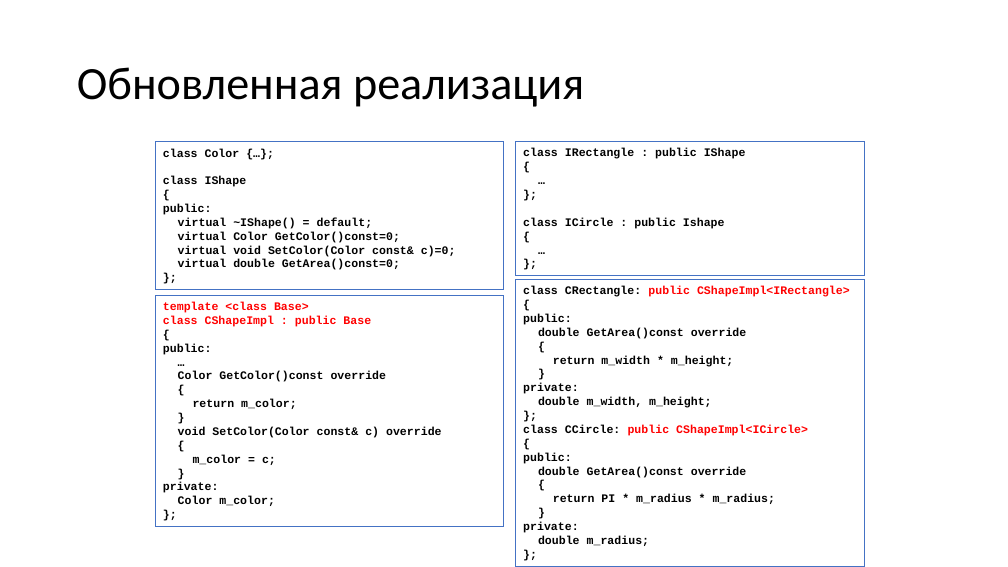
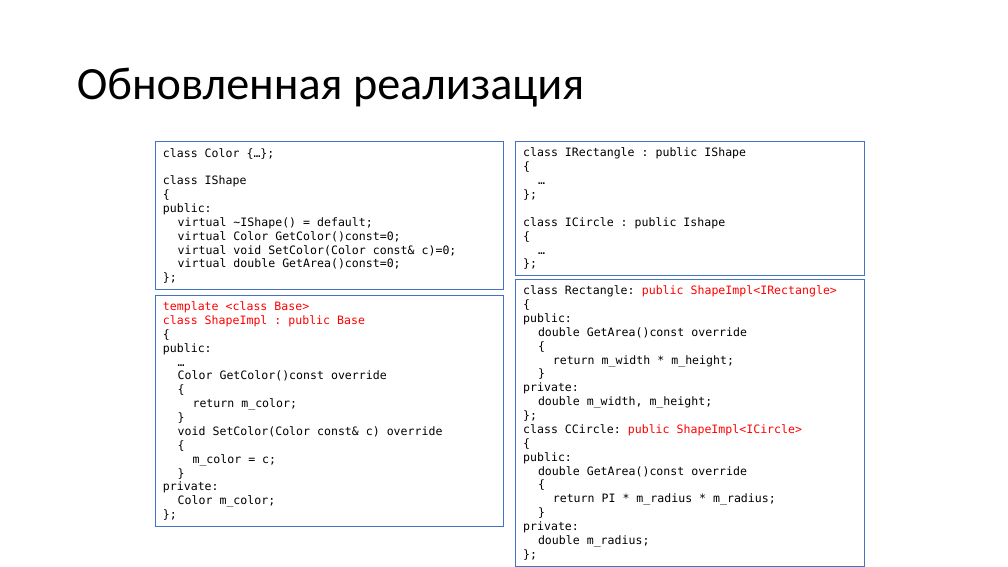
Before and after one commit to alexey-malov/oop, a slide deck: slide 69 of lectures/06/Обобщенное программирование, шаблоны.pptx (slide 66 before the commit). Drawn at 1008x567 pixels with LibreOffice and Linux fonts; fonts in the diff are those of the drawing. Boxes give left, top, right and bottom in pixels: in the first picture for what was removed or moved away, otherwise in the second. Text is boxed around its words. In the diff, an @@ line names an element or a change of style, - is before the commit and + after.

```diff
--- a/lectures/06/Обобщенное программирование, шаблоны.pptx
+++ b/lectures/06/Обобщенное программирование, шаблоны.pptx
@@ rectangle "class Color {…};" at (156,141,504,289): font Courier New to DejaVu Sans Mono, bold off @@
@@ rectangle "class IRectangle : public IShape" at (516,141,864,275): font Courier New to DejaVu Sans Mono, bold off @@
@@ text in rectangle at (523,285,837,297): text changed; font Courier New to DejaVu Sans Mono; bold off @@
-class CRectangle: public CShapeImpl<IRectangle>
+class Rectangle: public ShapeImpl<IRectangle>
@@ text in rectangle at (163,315,365,327): text changed; font Courier New to DejaVu Sans Mono; bold off @@
-class CShapeImpl : public Base
+class ShapeImpl : public Base
@@ text in rectangle at (163,301,443,507): font Courier New to DejaVu Sans Mono, bold off in "template <class Base>", "{", "public:", "…" and 11 more places @@
@@ text in rectangle at (523,313,776,547): font Courier New to DejaVu Sans Mono, bold off in "{", "public:", "double GetArea()const override", "{" and 14 more places @@
@@ text in rectangle at (523,424,802,436): text changed; font Courier New to DejaVu Sans Mono; bold off @@
-class CCircle: public CShapeImpl<ICircle>
+class CCircle: public ShapeImpl<ICircle>
```
Also in this commit, not shown: 12 other slides changed, 7 slides added, 4 slides removed.
